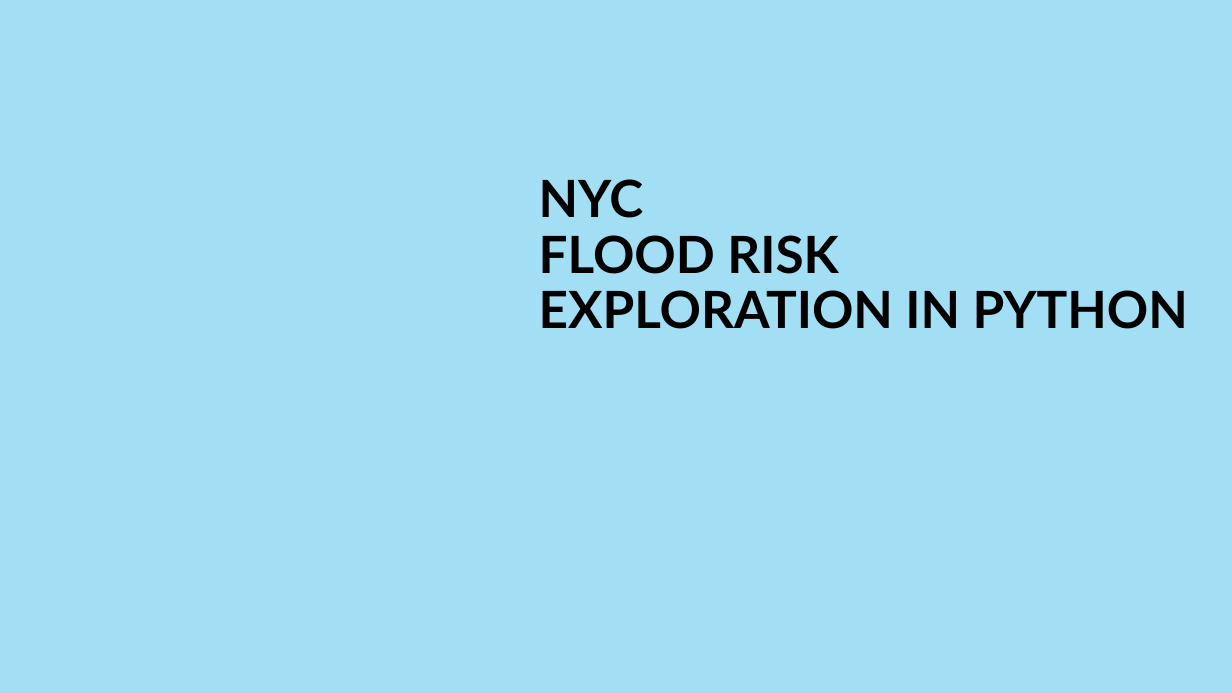
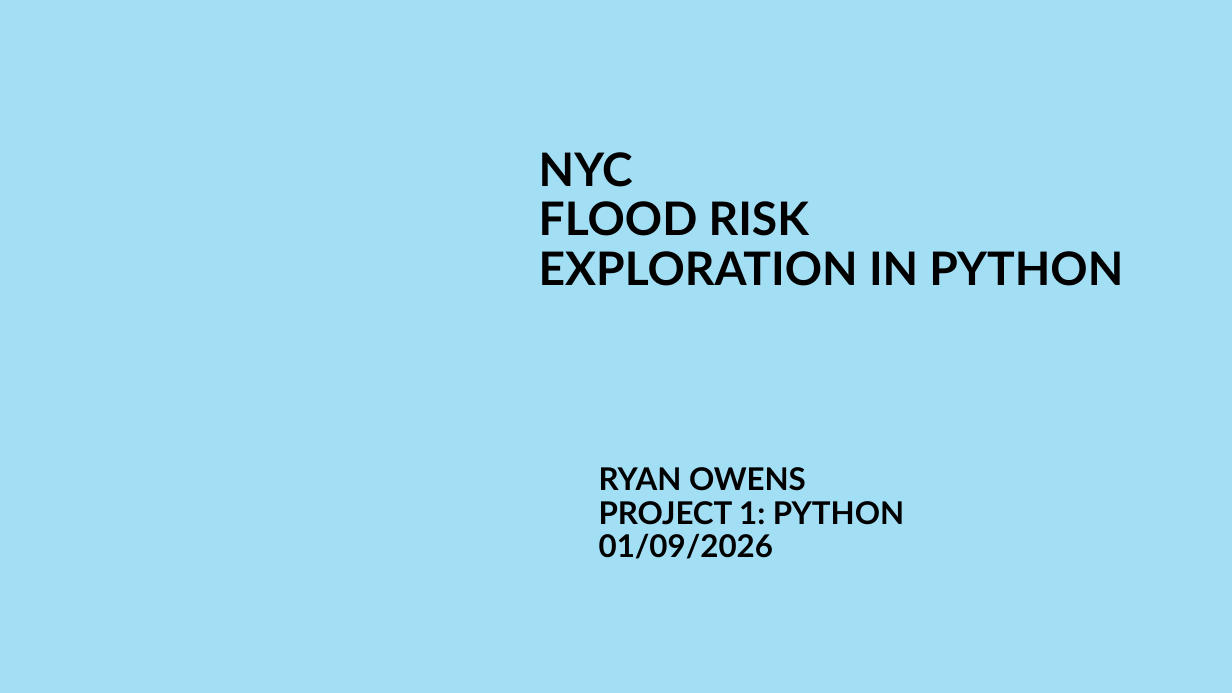
Before and after one commit to rowens2025/nyc-urban-built-floodzone-planimetrics, a slide deck: slide 1 of docs/slides/NYC P1 Slides.pptx. Drawn at 1232x693 pixels with LibreOffice and Linux fonts; fonts in the diff are those of the drawing; background and template pictures are left out. Boxes give left, top, right and bottom in pixels: in the first picture for what was removed or moved away, otherwise in the second. Text is boxed around its words. In the diff, an @@ line names an element or a change of style, - is before the commit and + after.

```diff
--- a/docs/slides/NYC P1 Slides.pptx
+++ b/docs/slides/NYC P1 Slides.pptx
@@ title "NYC FLOOD RISK EXPLORATION IN ..." at (539, 152, 1123, 286): size 40 to 36 pt @@
@@ text added at (599, 467, 904, 559), 24.4 pt, text #000000, bold @@
+RYAN OWENS
+PROJECT 1: PYTHON
+01/09/2026
```
Also in this commit, not shown: 5 other slides changed, 3 other files.
